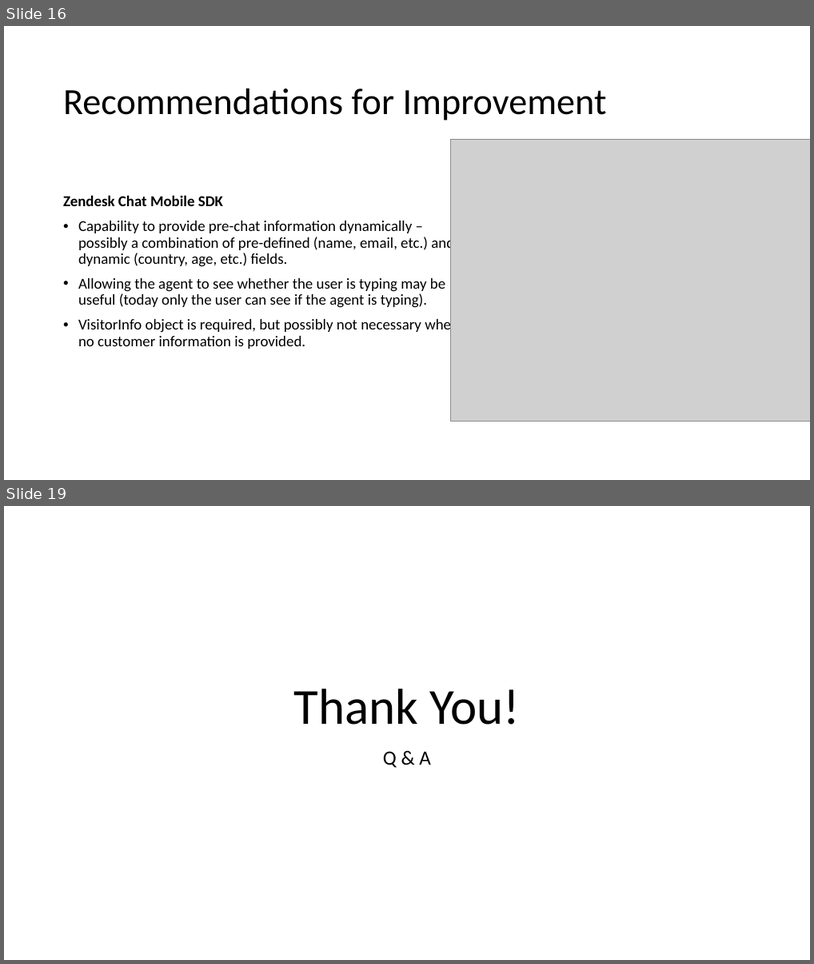
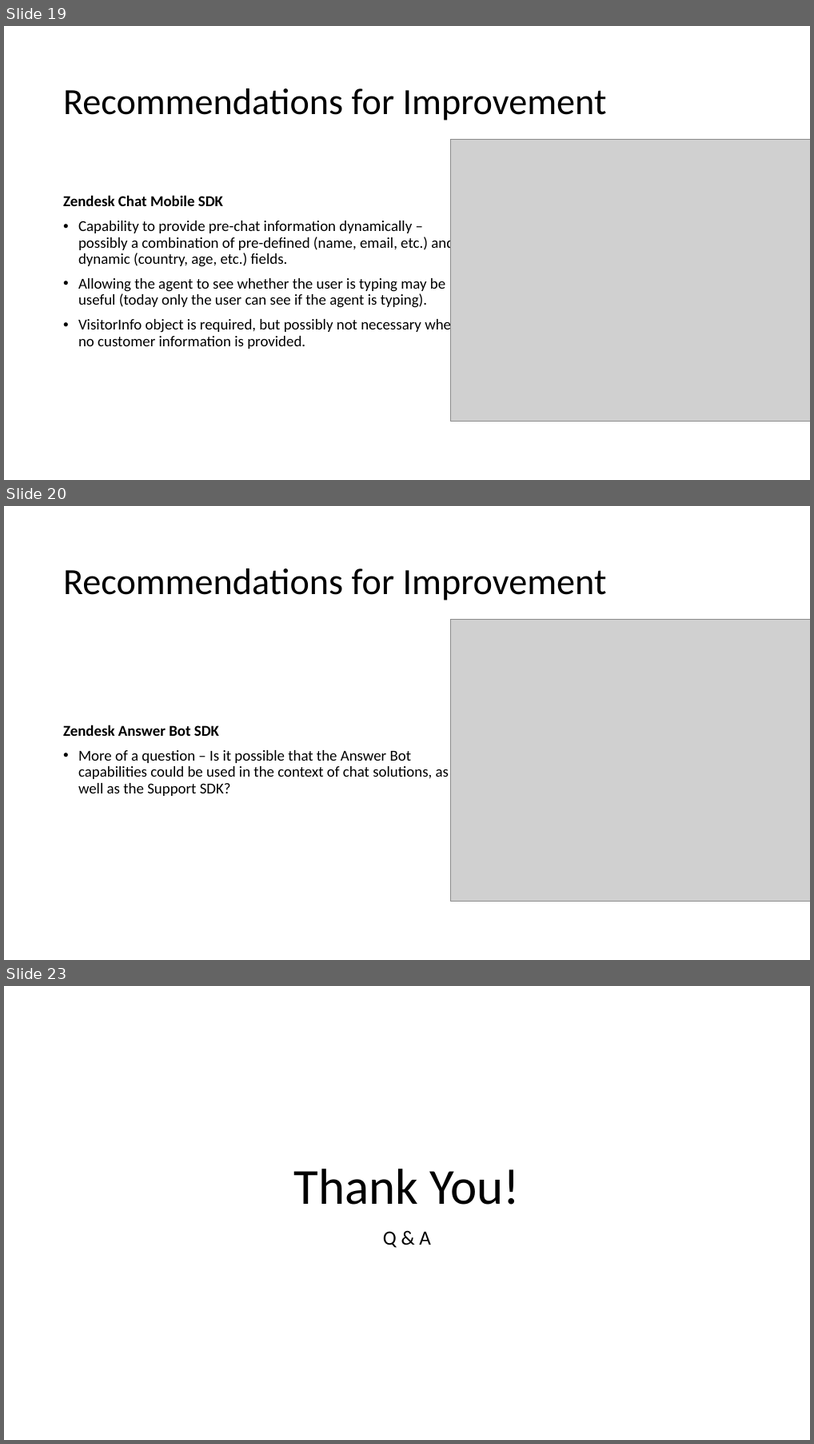
Before and after one commit to michaelodonnell/zendesk-exercise, a slide deck: Presentation + App/Presentation.pptx. Shown one above the other, each under a label of ours: slides 16 and 19 before the commit, slides 19, 20 and 23 after it; the slides between them are not shown. The pictures are 814x964 and 814x1444 pixels, drawn with LibreOffice and Linux fonts; fonts in the diff are those of the drawing; grey boxes stand for pictures. Boxes give left, top, right and bottom in pixels: in the first picture for what was removed or moved away, otherwise in the second. Text is boxed around its words. In the diff, an @@ line names an element or a change of style, - is before the commit and + after.

```diff
--- a/Presentation + App/Presentation.pptx
+++ b/Presentation + App/Presentation.pptx
@@ slide 20 added at (x1=4, y1=506, x2=810, y2=960), background #FFFFFF @@
@@ title added at (x1=63, y1=568, x2=607, y2=600), 44 pt, text #000000 @@
+Recommendations for Improvement
@@ picture added at (x1=451, y1=619, x2=810, y2=901) @@
@@ text added at (x1=63, y1=724, x2=449, y2=796), 18 pt, text #000000 @@
+Zendesk Answer Bot SDK
+• More of a question – Is it possible that the Answer Bot capabilities could be used in the context of chat solutions, as well as the Support SDK?
@@ what was slide 16 is now slide 19 @@
@@ what was slide 19 is now slide 23 @@
```
Also in this commit, not shown: 9 slides changed, 3 other slides added.
